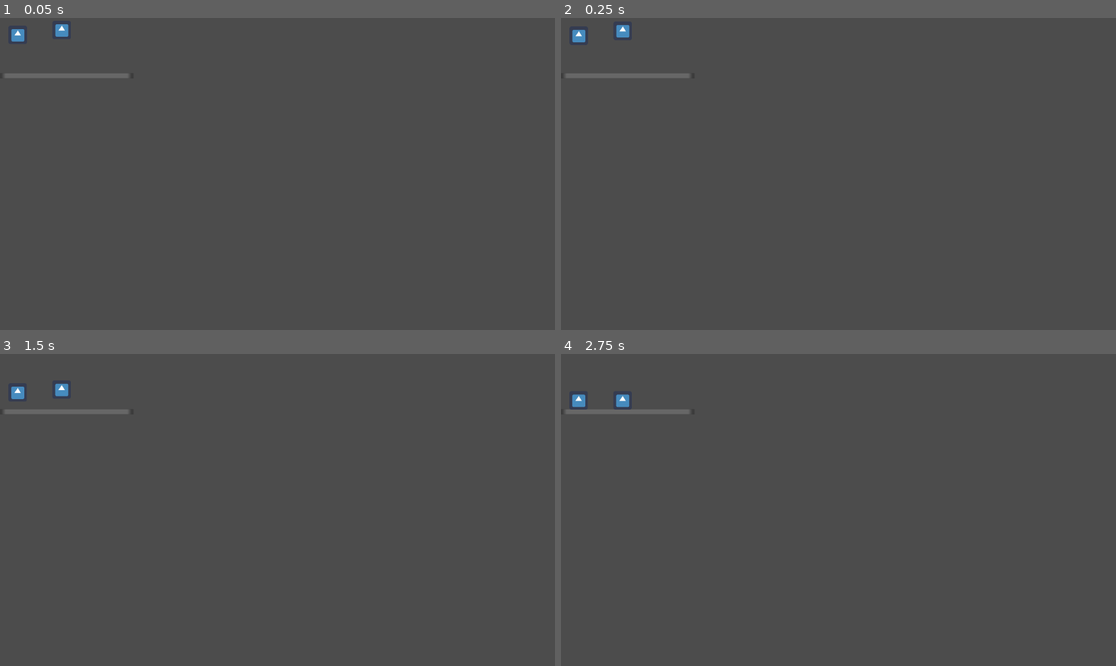
Above: before the commit, frames 1-4 (two rows, left to right).
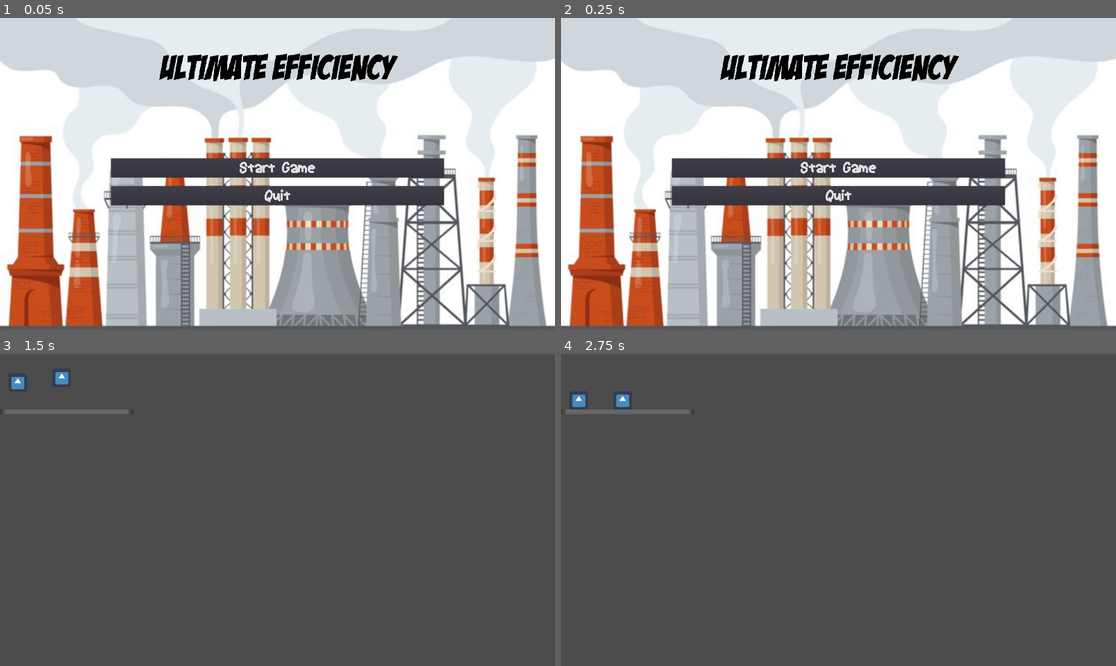
Above: after the commit, the same moments.

Repository: Game-Smashers/GGJ-2021
Game: Godot game, scene res://Scenes/MainMenu.tscn
Same seed, same stepped clock (60 frames per second), same inputs: the game is played once before the commit and once after it. Before the commit the project starts from res://Scenes/Factory.tscn. The engine's default icon, where the game draws it, is replaced by a stand-in: a white triangle on a blue panel in a dark square.
Inputs (mouse positions are in pixels of both pictures, inside the frame that each line leads up to):
- Up to frame 1 (0.05 s): no input
- Up to frame 2 (0.25 s): no input
- Up to frame 3 (1.5 s): click (277, 503) at 0.5 s, where only the run after the commit has a clickable "Start Game"; move the mouse to (16, 391) at 1.27 s; click (16, 391) at 1.42 s
- Up to frame 4 (2.75 s): move the mouse to (622, 400) at 2.02 s; click (622, 400) at 2.17 s

The runs differ from the first frame. In frame 1, 91% of the frame differs, in the area x 0-100%, y 0-100%; in frame 2, 91%; in frame 3, 0.3%; in frame 4, less than 0.1%.

Commit message:
Add main menu

Diff:
--- /dev/null
+++ b/Scenes/MainMenu.gd
@@ -0,0 +1,8 @@
+extends Control
+
+func _on_QuitButton_pressed() -> void:
+	get_tree().quit()
+
+
+func _on_StartGameButton_pressed() -> void:
+	get_tree().change_scene("res://Scenes/Factory.tscn")
--- /dev/null
+++ b/Scenes/MainMenu.tscn
@@ -0,0 +1,59 @@
+[gd_scene load_steps=6 format=2]
+
+[ext_resource path="res://Backgrounds/main-menu-background.jpg" type="Texture" id=1]
+[ext_resource path="res://UIElements/MainMenuButton.tscn" type="PackedScene" id=2]
+[ext_resource path="res://Scenes/MainMenu.gd" type="Script" id=3]
+[ext_resource path="res://Fonts/Badaboom.ttf" type="DynamicFontData" id=4]
+
+[sub_resource type="DynamicFont" id=1]
+size = 120
+font_data = ExtResource( 4 )
+
+[node name="MainMenu" type="TextureRect"]
+anchor_right = 1.0
+anchor_bottom = 1.0
+texture = ExtResource( 1 )
+expand = true
+stretch_mode = 7
+script = ExtResource( 3 )
+__meta__ = {
+"_edit_use_anchors_": false
+}
+
+[node name="VBoxContainer" type="VBoxContainer" parent="."]
+anchor_left = 0.2
+anchor_top = 0.1
+anchor_right = 0.8
+anchor_bottom = 0.6
+custom_constants/separation = 30
+__meta__ = {
+"_edit_use_anchors_": false
+}
+
+[node name="TitleLabel" type="Label" parent="VBoxContainer"]
+margin_right = 1152.0
+margin_bottom = 128.0
+custom_fonts/font = SubResource( 1 )
+custom_colors/font_color = Color( 0, 0, 0, 1 )
+text = "Ultimate efficiency"
+align = 1
+
+[node name="Padding" type="Control" parent="VBoxContainer"]
+margin_top = 158.0
+margin_right = 1152.0
+margin_bottom = 348.0
+size_flags_vertical = 3
+__meta__ = {
+"_edit_use_anchors_": false
+}
+
+[node name="StartGameButton" parent="VBoxContainer" instance=ExtResource( 2 )]
+margin_top = 378.0
+margin_bottom = 444.0
+
+[node name="QuitButton" parent="VBoxContainer" instance=ExtResource( 2 )]
+margin_top = 474.0
+margin_bottom = 540.0
+text = "Quit"
+[connection signal="pressed" from="VBoxContainer/StartGameButton" to="." method="_on_StartGameButton_pressed"]
+[connection signal="pressed" from="VBoxContainer/QuitButton" to="." method="_on_QuitButton_pressed"]
--- /dev/null
+++ b/UIElements/MainMenuButton.tscn
@@ -0,0 +1,16 @@
+[gd_scene load_steps=3 format=2]
+
+[ext_resource path="res://Fonts/Animated.ttf" type="DynamicFontData" id=1]
+
+[sub_resource type="DynamicFont" id=1]
+size = 60
+font_data = ExtResource( 1 )
+
+[node name="MainMenuButton" type="Button"]
+margin_right = 1152.0
+margin_bottom = 432.0
+custom_fonts/font = SubResource( 1 )
+text = "Start Game"
+__meta__ = {
+"_edit_use_anchors_": false
+}
--- a/project.godot
+++ b/project.godot
@@ -16,7 +16,7 @@
 [application]
 
 config/name="GGJ-2021"
-run/main_scene="res://Scenes/Factory.tscn"
+run/main_scene="res://Scenes/MainMenu.tscn"
 config/icon="res://icon.png"
 
 [display]
Binary file added: Backgrounds/main-menu-background.jpg
Not shown, added: Backgrounds/main-menu-background.jpg.import
Binary file added: Fonts/Animated.ttf
Binary file added: Fonts/Badaboom.ttf
